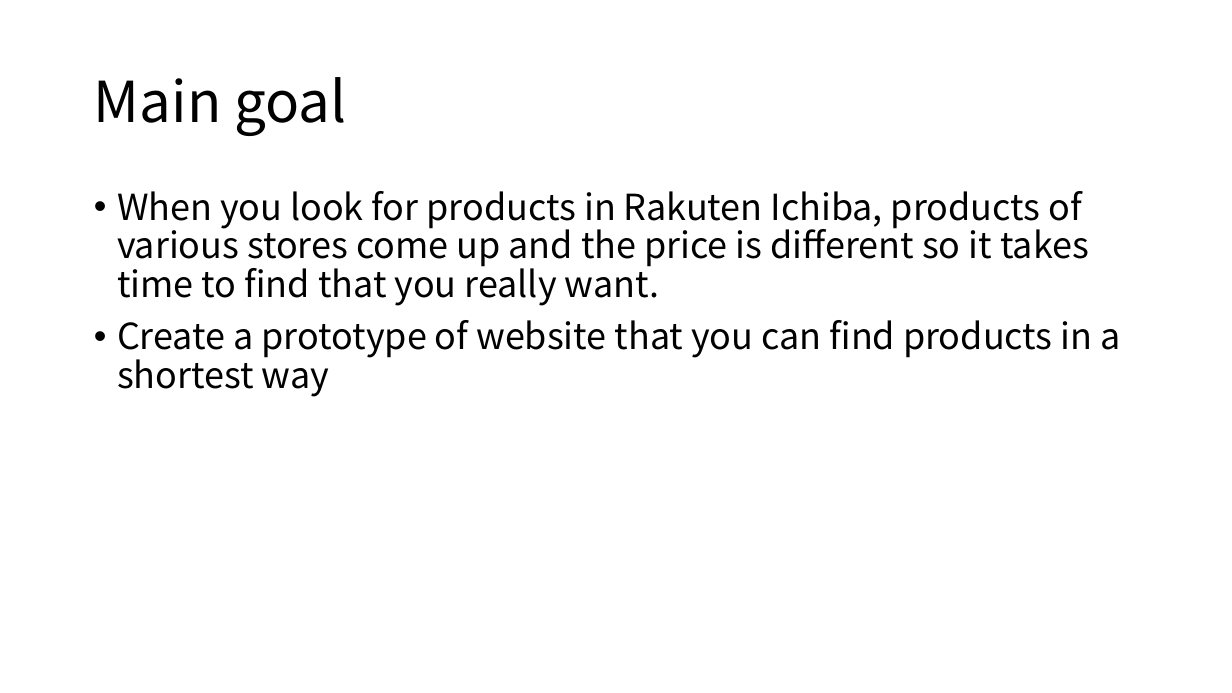
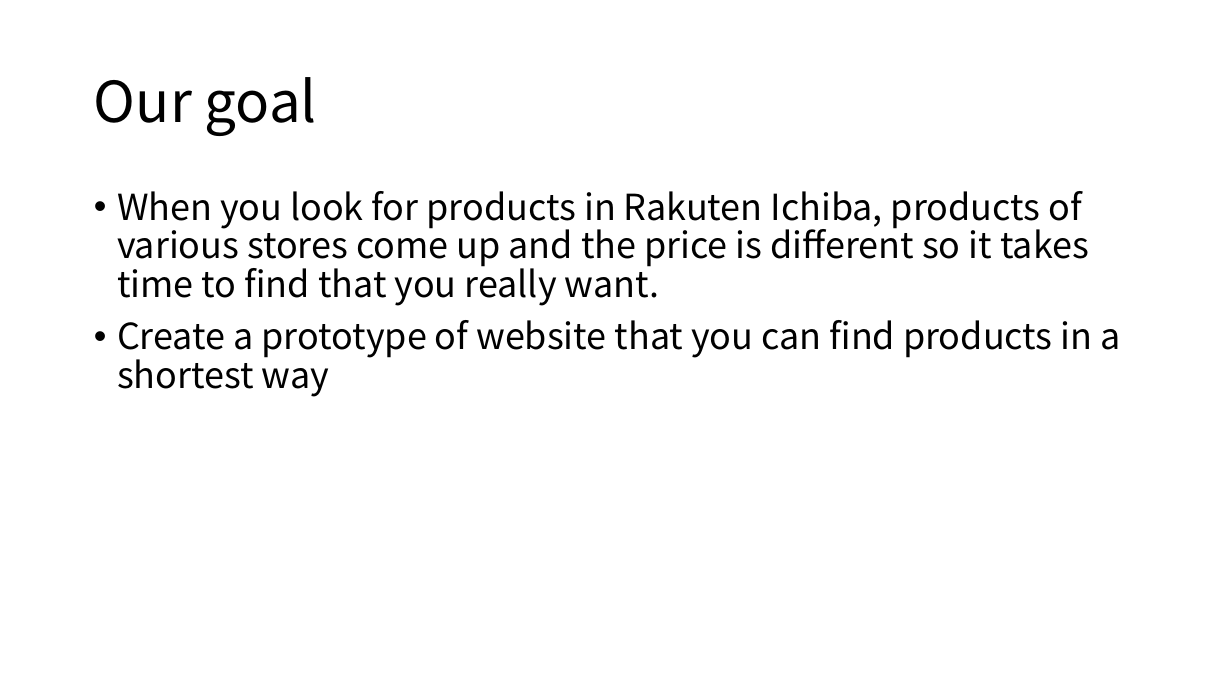
Before and after one commit to KNobuki/Rakuten_fashion, a slide deck: slide 2 of presentation/Presentation.pptx. Drawn at 1232x693 pixels with LibreOffice and Linux fonts; fonts in the diff are those of the drawing. Boxes give left, top, right and bottom in pixels: in the first picture for what was removed or moved away, otherwise in the second. Text is boxed around its words. In the diff, an @@ line names an element or a change of style, - is before the commit and + after.

```diff
--- a/presentation/Presentation.pptx
+++ b/presentation/Presentation.pptx
@@ title at [94,77,317,136]: text changed @@
-Main goal
+Our goal
```
Also in this commit, not shown: 4 other slides changed, 1 other file.
